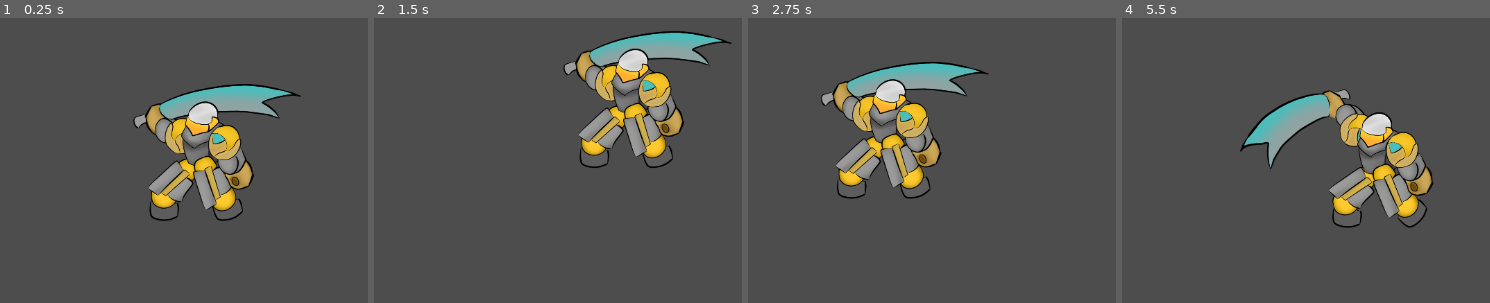
Above: before the commit, frames 1-4 (left to right).
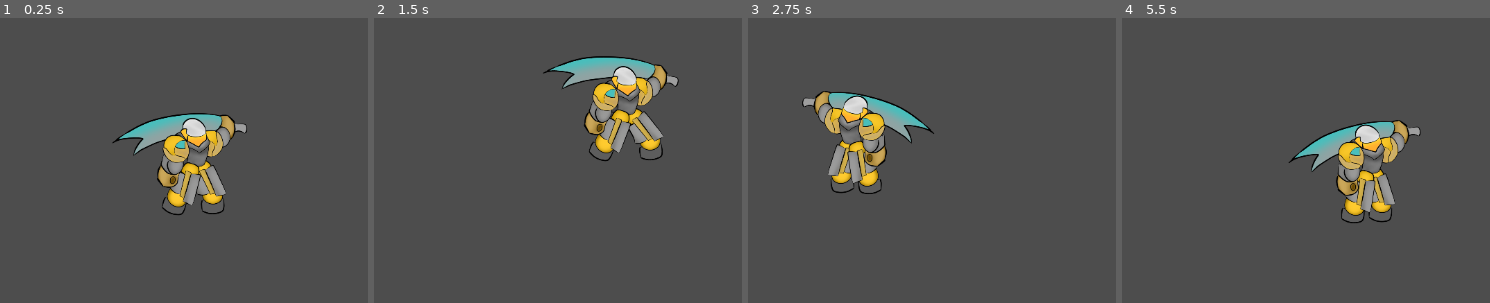
Above: after the commit, the same moments.

Repository: ferdy545/rhythm-knight
Game: Godot game, scene res://test_main.tscn
The game is run twice, just before and just after one commit, with the same random seed, the same clock (stepped at 60 frames per second) and the same inputs. Before the commit the project starts from res://test_player_movement.tscn.
Inputs:
- Up to frame 1 (0.25 s): no input
- Up to frame 2 (1.5 s): hold D (player_right) from 0.53 s (still down); tap Space (player_parry) at 0.6 s; tap W (player_jump) at 0.77, 0.8, 1.07, 1.35 s
- Up to frame 3 (2.75 s): tap W (player_jump) at 1.52, 1.82, 2.3 s; tap Space (player_parry) at 1.55, 2.1 s; release D (player_right) at 2.03 s; hold A (player_left) from 2.03 s (still down)
- Up to frame 4 (5.5 s): release A (player_left) at 2.78 s; hold D (player_right) 2.78-4.28 s; tap Space (player_parry) at 2.85, 4.35, 5.1 s; tap W (player_jump) at 3.02, 3.32, 3.6, 3.77, 4.07, 4.52, 4.82, 5.3 s; hold A (player_left) 4.28-5.03 s; hold D (player_right) from 5.03 s (still down)

The runs differ from the first frame. In frame 1, 11% of the frame differs, in the area x 30-82%, y 23-72%; in frame 2, 10%; in frame 3, 11%, in the area x 14-66%, y 15-64%; in frame 4, 11%.

Commit message:
Add animations related to player movement. Rename test scenes and scripts for better clarity.

Diff:
--- a/platformer-de-ritmo/src/player/player.gd
+++ b/platformer-de-ritmo/src/player/player.gd
@@ -5,13 +5,42 @@
 const JUMP_BUFFER_TIME = 0.1
 const COYOTE_TIME = 0.1
 
-@export var _is_parrying := false
-@export var player_animations : AnimationPlayer
 var jump_buffer
 var coyote_buffer
 
+@export var player_animations : AnimationPlayer
+@export var _is_parrying := false
+@export var is_falling = false
+var is_moving
+var can_jump
 
 
+# Process animations
+func _process(_delta):
+	var direction := Input.get_axis("player_left", "player_right")
+	# If player is moving, flip sprites according to its direction
+	if direction != 0:
+		$Sprite2D.flip_h = direction > 0
+	# If on floor, check if player just fell, is moving or is idling
+	if is_on_floor():
+		can_jump = true
+		if is_falling:
+			player_animations.play("fall")
+		else:
+			is_moving = Input.is_action_pressed("player_left") or Input.is_action_pressed("player_right")
+			if is_moving and velocity.x != 0:
+				player_animations.play("walk")
+			else:
+				player_animations.play("idle")
+	# If not on floor, player is falling
+	else:
+		is_falling = true
+		if Input.is_action_just_pressed("player_jump") and can_jump:
+			player_animations.play("jump")
+			can_jump = false
+
+
+# Process physics
 func _physics_process(delta: float) -> void:
 	# If not on floor, apply gravity force and start coyote timer
 	if not is_on_floor():
@@ -61,5 +90,6 @@
 func coyote_timeout() -> void:
 	coyote_buffer = false
 
+
 func parry():
 	player_animations.play("parry")
--- a/platformer-de-ritmo/src/player/player.tscn
+++ b/platformer-de-ritmo/src/player/player.tscn
@@ -13,7 +13,79 @@
 [ext_resource type="Texture2D" uid="uid://dcnbgqb5mvw7v" path="res://assets/player/player_animations/Parry_09.png" id="11_4uy46"]
 [ext_resource type="Texture2D" uid="uid://rm3t8gt38x57" path="res://assets/player/player_animations/Parry_10.png" id="12_k60ra"]
 [ext_resource type="Texture2D" uid="uid://cjkrqsdocgyou" path="res://assets/player/player_animations/Parry_12.png" id="14_vwi60"]
+[ext_resource type="Texture2D" uid="uid://dl1v2v8fpxab4" path="res://assets/player/player_animations/Knight space3-Jump_0.png" id="15_hja65"]
 [ext_resource type="Texture2D" uid="uid://83m07ly8cabq" path="res://assets/player/player_animations/Parry_13.png" id="15_o04tx"]
+[ext_resource type="Texture2D" uid="uid://dqtagk6m4nfe4" path="res://assets/player/player_animations/Knight space3-Jump_1.png" id="16_5shm8"]
+[ext_resource type="Texture2D" uid="uid://c3kxau2qvopx5" path="res://assets/player/player_animations/Knight space3-Jump_2.png" id="17_5efpn"]
+[ext_resource type="Texture2D" uid="uid://d232ywe6t7sht" path="res://assets/player/player_animations/Knight space3-Jump_3.png" id="18_4uy46"]
+[ext_resource type="Texture2D" uid="uid://c04lx4hi6c2yb" path="res://assets/player/player_animations/Knight space3-Jump_4.png" id="19_k60ra"]
+[ext_resource type="Texture2D" uid="uid://2wd8b2h5cteg" path="res://assets/player/player_animations/Knight space3-Jump_5.png" id="20_a4vah"]
+[ext_resource type="Texture2D" uid="uid://l8863eyecotw" path="res://assets/player/player_animations/Knight space3-Jump_6.png" id="21_vwi60"]
+[ext_resource type="Texture2D" uid="uid://bd68yib3a2ruw" path="res://assets/player/player_animations/Fall_0.png" id="22_o04tx"]
+[ext_resource type="Texture2D" uid="uid://lmru22x4tnid" path="res://assets/player/player_animations/Fall_1.png" id="23_j2873"]
+[ext_resource type="Texture2D" uid="uid://cdc0v1o1nsr6p" path="res://assets/player/player_animations/Fall_2.png" id="24_dpt0q"]
+[ext_resource type="Texture2D" uid="uid://be2k127r8gasx" path="res://assets/player/player_animations/Fall_3.png" id="25_wcxbk"]
+[ext_resource type="Texture2D" uid="uid://uujylo0yut5a" path="res://assets/player/player_animations/Fall_4.png" id="26_p6grl"]
+[ext_resource type="Texture2D" uid="uid://vhe3omh866rt" path="res://assets/player/player_animations/Fall_5.png" id="27_e7e1q"]
+[ext_resource type="Texture2D" uid="uid://b6ictl6h1the8" path="res://assets/player/player_animations/Fall_6.png" id="28_xmpm3"]
+[ext_resource type="Texture2D" uid="uid://crwxvwbbu5htx" path="res://assets/player/player_animations/idle_00.png" id="29_7anmh"]
+[ext_resource type="Texture2D" uid="uid://ceotnfe08k7vs" path="res://assets/player/player_animations/idle_01.png" id="30_frddd"]
+[ext_resource type="Texture2D" uid="uid://d2jmujnvbmnwl" path="res://assets/player/player_animations/idle_02.png" id="31_wpy2u"]
+[ext_resource type="Texture2D" uid="uid://dhfvkhd87s7mc" path="res://assets/player/player_animations/idle_03.png" id="32_okvrv"]
+[ext_resource type="Texture2D" uid="uid://b6ewb471ob1qa" path="res://assets/player/player_animations/idle_04.png" id="33_ygxm1"]
+[ext_resource type="Texture2D" uid="uid://ccj28isqx3gp1" path="res://assets/player/player_animations/idle_05.png" id="34_4bkl8"]
+[ext_resource type="Texture2D" uid="uid://ccydvr112ssku" path="res://assets/player/player_animations/idle_06.png" id="35_w56km"]
+[ext_resource type="Texture2D" uid="uid://c52rpx04wokjm" path="res://assets/player/player_animations/idle_07.png" id="36_2rxss"]
+[ext_resource type="Texture2D" uid="uid://dewq0ryubykrn" path="res://assets/player/player_animations/idle_08.png" id="37_3uvft"]
+[ext_resource type="Texture2D" uid="uid://ck6x6ptqqmnjn" path="res://assets/player/player_animations/idle_09.png" id="38_ymg6t"]
+[ext_resource type="Texture2D" uid="uid://b3l2elcfq1lcx" path="res://assets/player/player_animations/idle_10.png" id="39_jqx1k"]
+[ext_resource type="Texture2D" uid="uid://b8yv1wuflmsyx" path="res://assets/player/player_animations/idle_11.png" id="40_07fph"]
+[ext_resource type="Texture2D" uid="uid://dj5d4o71hk8tj" path="res://assets/player/player_animations/idle_12.png" id="41_8o3kr"]
+[ext_resource type="Texture2D" uid="uid://debjeemxra1j0" path="res://assets/player/player_animations/idle_13.png" id="42_3fw2w"]
+[ext_resource type="Texture2D" uid="uid://dgpibl7r5mkbk" path="res://assets/player/player_animations/idle_14.png" id="43_xmhh8"]
+[ext_resource type="Texture2D" uid="uid://bnuf52c50k072" path="res://assets/player/player_animations/idle_15.png" id="44_awger"]
+[ext_resource type="Texture2D" uid="uid://cvws2wu3ligyf" path="res://assets/player/player_animations/idle_16.png" id="45_2swit"]
+[ext_resource type="Texture2D" uid="uid://2xejvwctp7pp" path="res://assets/player/player_animations/idle_17.png" id="46_2qo8f"]
+[ext_resource type="Texture2D" uid="uid://dv7523b4fwaih" path="res://assets/player/player_animations/idle_18.png" id="47_7ayw0"]
+[ext_resource type="Texture2D" uid="uid://dbq2d82p1t1k4" path="res://assets/player/player_animations/idle_19.png" id="48_xxcdl"]
+[ext_resource type="Texture2D" uid="uid://oc4hmgyd0erw" path="res://assets/player/player_animations/idle_20.png" id="49_f4k14"]
+[ext_resource type="Texture2D" uid="uid://phxwhuurufku" path="res://assets/player/player_animations/idle_21.png" id="50_v3rjw"]
+[ext_resource type="Texture2D" uid="uid://5rw8eusrasg4" path="res://assets/player/player_animations/idle_22.png" id="51_fd7k5"]
+[ext_resource type="Texture2D" uid="uid://cwynfr2uqg1he" path="res://assets/player/player_animations/idle_23.png" id="52_ghj7r"]
+[ext_resource type="Texture2D" uid="uid://ck245xrkcswy0" path="res://assets/player/player_animations/Animation_00.png" id="53_n7jib"]
+[ext_resource type="Texture2D" uid="uid://b4s4go3s2gt3a" path="res://assets/player/player_animations/Animation_01.png" id="54_tjw5d"]
+[ext_resource type="Texture2D" uid="uid://c1iim6n0iqme7" path="res://assets/player/player_animations/Animation_02.png" id="55_2hgpa"]
+[ext_resource type="Texture2D" uid="uid://b8pjgdnujcy1x" path="res://assets/player/player_animations/Animation_03.png" id="56_hcg4k"]
+[ext_resource type="Texture2D" uid="uid://bfqw4cfjp5me2" path="res://assets/player/player_animations/Animation_04.png" id="57_ev2c8"]
+[ext_resource type="Texture2D" uid="uid://tpl626hgg2lo" path="res://assets/player/player_animations/Animation_05.png" id="58_oug64"]
+[ext_resource type="Texture2D" uid="uid://btid1dxsg6rst" path="res://assets/player/player_animations/Animation_06.png" id="59_24txj"]
+[ext_resource type="Texture2D" uid="uid://b3b8sxo8pplit" path="res://assets/player/player_animations/Animation_07.png" id="60_xvyg5"]
+[ext_resource type="Texture2D" uid="uid://ceu6npjkfx7ov" path="res://assets/player/player_animations/Animation_08.png" id="61_cmphn"]
+[ext_resource type="Texture2D" uid="uid://deut0syxlo6ud" path="res://assets/player/player_animations/Animation_09.png" id="62_m77t1"]
+[ext_resource type="Texture2D" uid="uid://t0j36838mokk" path="res://assets/player/player_animations/Animation_10.png" id="63_g3e7h"]
+[ext_resource type="Texture2D" uid="uid://c8h6ty0ykwpo1" path="res://assets/player/player_animations/Animation_11.png" id="64_ejywn"]
+[ext_resource type="Texture2D" uid="uid://bj4d5w2q1q8jr" path="res://assets/player/player_animations/Animation_12.png" id="65_a7k8m"]
+[ext_resource type="Texture2D" uid="uid://kr4rb3108p4d" path="res://assets/player/player_animations/Animation_13.png" id="66_weg22"]
+[ext_resource type="Texture2D" uid="uid://ckc4rc223tw32" path="res://assets/player/player_animations/Animation_14.png" id="67_lncgs"]
+[ext_resource type="Texture2D" uid="uid://c17w7m8sv7ld8" path="res://assets/player/player_animations/Animation_15.png" id="68_v4h8g"]
+[ext_resource type="Texture2D" uid="uid://buwcr86b28ifi" path="res://assets/player/player_animations/Animation_16.png" id="69_vr231"]
+[ext_resource type="Texture2D" uid="uid://dp7huo47n7hvk" path="res://assets/player/player_animations/Animation_17.png" id="70_oaf5n"]
+[ext_resource type="Texture2D" uid="uid://cf3rldkc533rk" path="res://assets/player/player_animations/Animation_18.png" id="71_sanys"]
+[ext_resource type="Texture2D" uid="uid://bmluuwd66sb8c" path="res://assets/player/player_animations/Animation_19.png" id="72_7gxy2"]
+[ext_resource type="Texture2D" uid="uid://b3kegt3bmye22" path="res://assets/player/player_animations/Animation_20.png" id="73_d0o7p"]
+[ext_resource type="Texture2D" uid="uid://cihh8w15gtntx" path="res://assets/player/player_animations/Animation_21.png" id="74_8uyj8"]
+[ext_resource type="Texture2D" uid="uid://c8cuvpc0x5vot" path="res://assets/player/player_animations/Animation_22.png" id="75_0qo3d"]
+[ext_resource type="Texture2D" uid="uid://bvgkvj3snn0d6" path="res://assets/player/player_animations/Animation_23.png" id="76_lm3co"]
+[ext_resource type="Texture2D" uid="uid://6aujy6r3v0lc" path="res://assets/player/player_animations/Animation_24.png" id="77_do5c1"]
+[ext_resource type="Texture2D" uid="uid://ck64xbjstswnc" path="res://assets/player/player_animations/Animation_25.png" id="78_n71x4"]
+[ext_resource type="Texture2D" uid="uid://brvgu7uj6k3in" path="res://assets/player/player_animations/Animation_26.png" id="79_dnghn"]
+[ext_resource type="Texture2D" uid="uid://cq83wuy6qa0dt" path="res://assets/player/player_animations/Animation_27.png" id="80_ukqcg"]
+[ext_resource type="Texture2D" uid="uid://b1bsb4lylvjbk" path="res://assets/player/player_animations/Animation_28.png" id="81_r0q0b"]
+[ext_resource type="Texture2D" uid="uid://du37rhagpdmdg" path="res://assets/player/player_animations/Animation_29.png" id="82_581xr"]
+[ext_resource type="Texture2D" uid="uid://csbbfavsxl63y" path="res://assets/player/player_animations/Animation_30.png" id="83_qjlfa"]
+[ext_resource type="Texture2D" uid="uid://ukpyrm5rhqp6" path="res://assets/player/player_animations/Animation_31.png" id="84_mrsva"]
+[ext_resource type="Texture2D" uid="uid://26h3hk0unew1" path="res://assets/player/player_animations/Animation_32.png" id="85_04uue"]
+[ext_resource type="Texture2D" uid="uid://bqjxtxiq6fpdd" path="res://assets/player/player_animations/Animation_33.png" id="86_xhj07"]
 
 [sub_resource type="RectangleShape2D" id="RectangleShape2D_oul6g"]
 
@@ -44,56 +116,208 @@
 "update": 1,
 "values": [true, true]
 }
-
-[sub_resource type="Animation" id="Animation_6bm8s"]
-length = 0.001
-tracks/0/type = "value"
-tracks/0/imported = false
-tracks/0/enabled = true
-tracks/0/path = NodePath("../Sprite2D:texture")
-tracks/0/interp = 1
-tracks/0/loop_wrap = true
-tracks/0/keys = {
-"times": PackedFloat32Array(0),
-"transitions": PackedFloat32Array(1),
-"update": 1,
-"values": [null]
-}
-tracks/1/type = "value"
-tracks/1/imported = false
-tracks/1/enabled = true
-tracks/1/path = NodePath("..:_is_parrying")
-tracks/1/interp = 1
-tracks/1/loop_wrap = true
-tracks/1/keys = {
-"times": PackedFloat32Array(0),
-"transitions": PackedFloat32Array(1),
-"update": 1,
-"values": [false]
-}
 tracks/2/type = "value"
 tracks/2/imported = false
 tracks/2/enabled = true
-tracks/2/path = NodePath("Sprite2D:texture")
+tracks/2/path = NodePath("Sprite2D:flip_h")
+tracks/2/interp = 1
+tracks/2/loop_wrap = true
+tracks/2/keys = {
+"times": PackedFloat32Array(),
+"transitions": PackedFloat32Array(),
+"update": 1,
+"values": []
+}
+
+[sub_resource type="Animation" id="Animation_o04tx"]
+resource_name = "jump"
+length = 0.1
+tracks/0/type = "value"
+tracks/0/imported = false
+tracks/0/enabled = true
+tracks/0/path = NodePath("Sprite2D:texture")
+tracks/0/interp = 1
+tracks/0/loop_wrap = true
+tracks/0/keys = {
+"times": PackedFloat32Array(0, 0.0125, 0.025, 0.04375, 0.0625, 0.08125, 0.1),
+"transitions": PackedFloat32Array(1, 1, 1, 1, 1, 1, 1),
+"update": 1,
+"values": [ExtResource("15_hja65"), ExtResource("16_5shm8"), ExtResource("17_5efpn"), ExtResource("18_4uy46"), ExtResource("19_k60ra"), ExtResource("20_a4vah"), ExtResource("21_vwi60")]
+}
+tracks/1/type = "value"
+tracks/1/imported = false
+tracks/1/enabled = true
+tracks/1/path = NodePath("Sprite2D:flip_h")
+tracks/1/interp = 1
+tracks/1/loop_wrap = true
+tracks/1/keys = {
+"times": PackedFloat32Array(),
+"transitions": PackedFloat32Array(),
+"update": 1,
+"values": []
+}
+
+[sub_resource type="Animation" id="Animation_h0enb"]
+resource_name = "fall"
+length = 0.175
+tracks/0/type = "value"
+tracks/0/imported = false
+tracks/0/enabled = true
+tracks/0/path = NodePath("Sprite2D:texture")
+tracks/0/interp = 1
+tracks/0/loop_wrap = true
+tracks/0/keys = {
+"times": PackedFloat32Array(0, 0.025, 0.05, 0.075, 0.1, 0.125, 0.15, 0.175),
+"transitions": PackedFloat32Array(1, 1, 1, 1, 1, 1, 1, 1),
+"update": 1,
+"values": [ExtResource("22_o04tx"), ExtResource("23_j2873"), ExtResource("24_dpt0q"), ExtResource("25_wcxbk"), ExtResource("26_p6grl"), ExtResource("27_e7e1q"), ExtResource("28_xmpm3"), ExtResource("53_n7jib")]
+}
+tracks/1/type = "value"
+tracks/1/imported = false
+tracks/1/enabled = true
+tracks/1/path = NodePath(".:is_falling")
+tracks/1/interp = 1
+tracks/1/loop_wrap = true
+tracks/1/keys = {
+"times": PackedFloat32Array(0, 0.15),
+"transitions": PackedFloat32Array(1, 1),
+"update": 1,
+"values": [true, false]
+}
+tracks/2/type = "value"
+tracks/2/imported = false
+tracks/2/enabled = true
+tracks/2/path = NodePath("Sprite2D:flip_h")
+tracks/2/interp = 1
+tracks/2/loop_wrap = true
+tracks/2/keys = {
+"times": PackedFloat32Array(),
+"transitions": PackedFloat32Array(),
+"update": 1,
+"values": []
+}
+
+[sub_resource type="Animation" id="Animation_3bk4f"]
+resource_name = "idle"
+length = 1.15
+tracks/0/type = "value"
+tracks/0/imported = false
+tracks/0/enabled = true
+tracks/0/path = NodePath("Sprite2D:texture")
+tracks/0/interp = 1
+tracks/0/loop_wrap = true
+tracks/0/keys = {
+"times": PackedFloat32Array(0, 0.05, 0.1, 0.15, 0.2, 0.25, 0.3, 0.35, 0.4, 0.45, 0.5, 0.55, 0.6, 0.65, 0.7, 0.75, 0.8, 0.85, 0.9, 0.95, 1, 1.05, 1.1, 1.15),
+"transitions": PackedFloat32Array(1, 1, 1, 1, 1, 1, 1, 1, 1, 1, 1, 1, 1, 1, 1, 1, 1, 1, 1, 1, 1, 1, 1, 1),
+"update": 1,
+"values": [ExtResource("29_7anmh"), ExtResource("30_frddd"), ExtResource("31_wpy2u"), ExtResource("32_okvrv"), ExtResource("33_ygxm1"), ExtResource("34_4bkl8"), ExtResource("35_w56km"), ExtResource("36_2rxss"), ExtResource("37_3uvft"), ExtResource("38_ymg6t"), ExtResource("39_jqx1k"), ExtResource("40_07fph"), ExtResource("41_8o3kr"), ExtResource("42_3fw2w"), ExtResource("43_xmhh8"), ExtResource("44_awger"), ExtResource("45_2swit"), ExtResource("46_2qo8f"), ExtResource("47_7ayw0"), ExtResource("48_xxcdl"), ExtResource("49_f4k14"), ExtResource("50_v3rjw"), ExtResource("51_fd7k5"), ExtResource("52_ghj7r")]
+}
+tracks/1/type = "value"
+tracks/1/imported = false
+tracks/1/enabled = true
+tracks/1/path = NodePath("Sprite2D:flip_h")
+tracks/1/interp = 1
+tracks/1/loop_wrap = true
+tracks/1/keys = {
+"times": PackedFloat32Array(),
+"transitions": PackedFloat32Array(),
+"update": 1,
+"values": []
+}
+
+[sub_resource type="Animation" id="Animation_db6fe"]
+resource_name = "walk"
+length = 0.825
+tracks/0/type = "value"
+tracks/0/imported = false
+tracks/0/enabled = true
+tracks/0/path = NodePath("Sprite2D:texture")
+tracks/0/interp = 1
+tracks/0/loop_wrap = true
+tracks/0/keys = {
+"times": PackedFloat32Array(0, 0.025, 0.05, 0.075, 0.1, 0.125, 0.15, 0.175, 0.2, 0.225, 0.25, 0.275, 0.3, 0.325, 0.35, 0.375, 0.4, 0.425, 0.45, 0.475, 0.5, 0.525, 0.55, 0.575, 0.6, 0.625, 0.65, 0.675, 0.7, 0.725, 0.75, 0.775, 0.8, 0.825),
+"transitions": PackedFloat32Array(1, 1, 1, 1, 1, 1, 1, 1, 1, 1, 1, 1, 1, 1, 1, 1, 1, 1, 1, 1, 1, 1, 1, 1, 1, 1, 1, 1, 1, 1, 1, 1, 1, 1),
+"update": 1,
+"values": [ExtResource("53_n7jib"), ExtResource("54_tjw5d"), ExtResource("55_2hgpa"), ExtResource("56_hcg4k"), ExtResource("57_ev2c8"), ExtResource("58_oug64"), ExtResource("59_24txj"), ExtResource("60_xvyg5"), ExtResource("61_cmphn"), ExtResource("62_m77t1"), ExtResource("63_g3e7h"), ExtResource("64_ejywn"), ExtResource("65_a7k8m"), ExtResource("66_weg22"), ExtResource("67_lncgs"), ExtResource("68_v4h8g"), ExtResource("69_vr231"), ExtResource("70_oaf5n"), ExtResource("71_sanys"), ExtResource("72_7gxy2"), ExtResource("73_d0o7p"), ExtResource("74_8uyj8"), ExtResource("75_0qo3d"), ExtResource("76_lm3co"), ExtResource("77_do5c1"), ExtResource("78_n71x4"), ExtResource("79_dnghn"), ExtResource("80_ukqcg"), ExtResource("81_r0q0b"), ExtResource("82_581xr"), ExtResource("83_qjlfa"), ExtResource("84_mrsva"), ExtResource("85_04uue"), ExtResource("86_xhj07")]
+}
+tracks/1/type = "value"
+tracks/1/imported = false
+tracks/1/enabled = true
+tracks/1/path = NodePath("Sprite2D:flip_h")
+tracks/1/interp = 1
+tracks/1/loop_wrap = true
+tracks/1/keys = {
+"times": PackedFloat32Array(),
+"transitions": PackedFloat32Array(),
+"update": 1,
+"values": []
+}
+
+[sub_resource type="Animation" id="Animation_6bm8s"]
+length = 0.001
+tracks/0/type = "value"
+tracks/0/imported = false
+tracks/0/enabled = true
+tracks/0/path = NodePath("Sprite2D:texture")
+tracks/0/interp = 1
+tracks/0/loop_wrap = true
+tracks/0/keys = {
+"times": PackedFloat32Array(0),
+"transitions": PackedFloat32Array(1),
+"update": 1,
+"values": [ExtResource("53_n7jib")]
+}
+tracks/1/type = "value"
+tracks/1/imported = false
+tracks/1/enabled = true
+tracks/1/path = NodePath(".:_falling")
+tracks/1/interp = 1
+tracks/1/loop_wrap = true
+tracks/1/keys = {
+"times": PackedFloat32Array(0),
+"transitions": PackedFloat32Array(1),
+"update": 1,
+"values": [false]
+}
+tracks/2/type = "value"
+tracks/2/imported = false
+tracks/2/enabled = true
+tracks/2/path = NodePath(".:is_falling")
 tracks/2/interp = 1
 tracks/2/loop_wrap = true
 tracks/2/keys = {
 "times": PackedFloat32Array(0),
 "transitions": PackedFloat32Array(1),
 "update": 1,
-"values": [ExtResource("2_wlj80")]
+"values": [false]
+}
+tracks/3/type = "value"
+tracks/3/imported = false
+tracks/3/enabled = true
+tracks/3/path = NodePath("Sprite2D:flip_h")
+tracks/3/interp = 1
+tracks/3/loop_wrap = true
+tracks/3/keys = {
+"times": PackedFloat32Array(0),
+"transitions": PackedFloat32Array(1),
+"update": 1,
+"values": [true]
 }
 
 [sub_resource type="AnimationLibrary" id="AnimationLibrary_hrerp"]
 _data = {
 &"RESET": SubResource("Animation_6bm8s"),
-&"parry": SubResource("Animation_wlj80")
+&"fall": SubResource("Animation_h0enb"),
+&"idle": SubResource("Animation_3bk4f"),
+&"jump": SubResource("Animation_o04tx"),
+&"parry": SubResource("Animation_wlj80"),
+&"walk": SubResource("Animation_db6fe")
 }
 
 [node name="CharacterBody2D" type="CharacterBody2D" node_paths=PackedStringArray("player_animations")]
 script = ExtResource("1_oul6g")
+player_animations = NodePath("AnimationPlayer")
 _is_parrying = true
-player_animations = NodePath("AnimationPlayer")
 
 [node name="CollisionShape2D" type="CollisionShape2D" parent="."]
 scale = Vector2(2, 2)
@@ -105,5 +329,6 @@
 }
 
 [node name="Sprite2D" type="Sprite2D" parent="."]
-scale = Vector2(0.1, 0.1)
-texture = ExtResource("2_wlj80")
+scale = Vector2(0.08, 0.08)
+texture = ExtResource("53_n7jib")
+flip_h = true
--- a/platformer-de-ritmo/test_animations.tscn
+++ b/platformer-de-ritmo/test_animations.tscn
@@ -447,7 +447,7 @@
 "duration": 1.0,
 "texture": ExtResource("62_hhtlw")
 }],
-"loop": true,
+"loop": false,
 "name": &"Fall",
 "speed": 24.0
 }]
@@ -1044,33 +1044,33 @@
 [node name="PlayerAnimation" type="AnimationTree" parent="."]
 
 [node name="Walk" type="AnimatedSprite2D" parent="PlayerAnimation"]
-visible = false
 position = Vector2(111, -280)
 sprite_frames = SubResource("SpriteFrames_8wtpu")
 animation = &"Walk"
-frame_progress = 0.921475
+frame = 33
+frame_progress = 0.644216
 
 [node name="Counter" type="AnimatedSprite2D" parent="PlayerAnimation"]
 visible = false
 position = Vector2(-58, -251)
 sprite_frames = SubResource("SpriteFrames_j16yc")
 animation = &"Parry"
-frame_progress = 0.273391
+frame_progress = 0.258255
 
 [node name="Jump" type="AnimatedSprite2D" parent="PlayerAnimation"]
 visible = false
 position = Vector2(104, -284)
 sprite_frames = SubResource("SpriteFrames_j81gj")
 animation = &"Jump"
-frame = 6
-frame_progress = 0.818056
+frame_progress = 0.292719
 
 [node name="Fall" type="AnimatedSprite2D" parent="PlayerAnimation"]
 visible = false
-position = Vector2(114, -275)
+position = Vector2(100, -290)
 sprite_frames = SubResource("SpriteFrames_qm7yn")
 animation = &"Fall"
-frame_progress = 0.97595
+frame = 6
+frame_progress = 1.0
 
 [node name="AttackFast" type="AnimatedSprite2D" parent="PlayerAnimation"]
 visible = false
@@ -1096,11 +1096,11 @@
 frame_progress = 0.669404
 
 [node name="Idle" type="AnimatedSprite2D" parent="PlayerAnimation"]
-visible = false
-position = Vector2(65, -260)
+position = Vector2(95, -255)
 sprite_frames = SubResource("SpriteFrames_op2ev")
 animation = &"Idle"
-frame_progress = 0.327573
+frame = 21
+frame_progress = 0.873101
 
 [node name="BeastAnimation" type="AnimationTree" parent="."]
 root_node = NodePath("../AnimationPlayer")
--- /dev/null
+++ b/platformer-de-ritmo/test_main.tscn
@@ -0,0 +1,40 @@
+[gd_scene load_steps=6 format=3 uid="uid://biwx1p81c0qil"]
+
+[ext_resource type="Script" uid="uid://c6o4fo6kfg2hg" path="res://test_player.gd" id="1_tcanr"]
+[ext_resource type="PackedScene" uid="uid://ddrf1mul53nnd" path="res://src/player/player.tscn" id="2_2n3av"]
+
+[sub_resource type="RectangleShape2D" id="RectangleShape2D_8uh7m"]
+size = Vector2(1150, 20)
+
+[sub_resource type="RectangleShape2D" id="RectangleShape2D_k1f4r"]
+size = Vector2(270.25, 147.75)
+
+[sub_resource type="RectangleShape2D" id="RectangleShape2D_id003"]
+size = Vector2(146.75, 75)
+
+[node name="Node2D" type="Node2D" node_paths=PackedStringArray("player")]
+script = ExtResource("1_tcanr")
+player = NodePath("CharacterBody2D")
+
+[node name="Area2D" type="RigidBody2D" parent="."]
+gravity_scale = 0.0
+
+[node name="CollisionShape2D_1" type="CollisionShape2D" parent="Area2D"]
+position = Vector2(576, 550)
+shape = SubResource("RectangleShape2D_8uh7m")
+
+[node name="CollisionShape2D_2" type="CollisionShape2D" parent="Area2D"]
+position = Vector2(875, 472.875)
+shape = SubResource("RectangleShape2D_k1f4r")
+
+[node name="CollisionShape2D_3" type="CollisionShape2D" parent="Area2D"]
+position = Vector2(682.375, 508.5)
+shape = SubResource("RectangleShape2D_id003")
+
+[node name="CharacterBody2D" parent="." instance=ExtResource("2_2n3av")]
+position = Vector2(447, 506)
+
+[node name="Camera2D" type="Camera2D" parent="CharacterBody2D"]
+zoom = Vector2(3.5, 3.5)
+position_smoothing_enabled = true
+position_smoothing_speed = 10.0
--- /dev/null
+++ b/platformer-de-ritmo/test_player.gd
@@ -0,0 +1,7 @@
+extends Node2D
+
+@export var player : CharacterBody2D
+
+func _process(_delta):
+	if Input.is_action_just_pressed("player_parry"):
+		player.parry()
Not shown: 1 places in platformer-de-ritmo/src/player/player.tscn that only renumber resources
Not shown, added: platformer-de-ritmo/test_player.gd.uid
